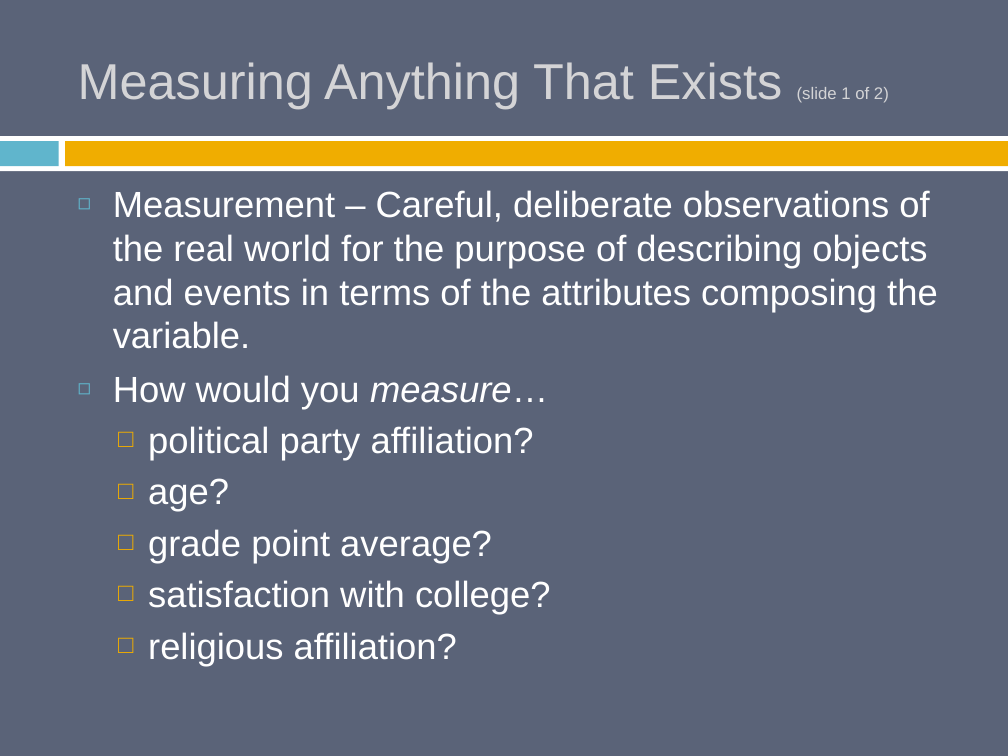
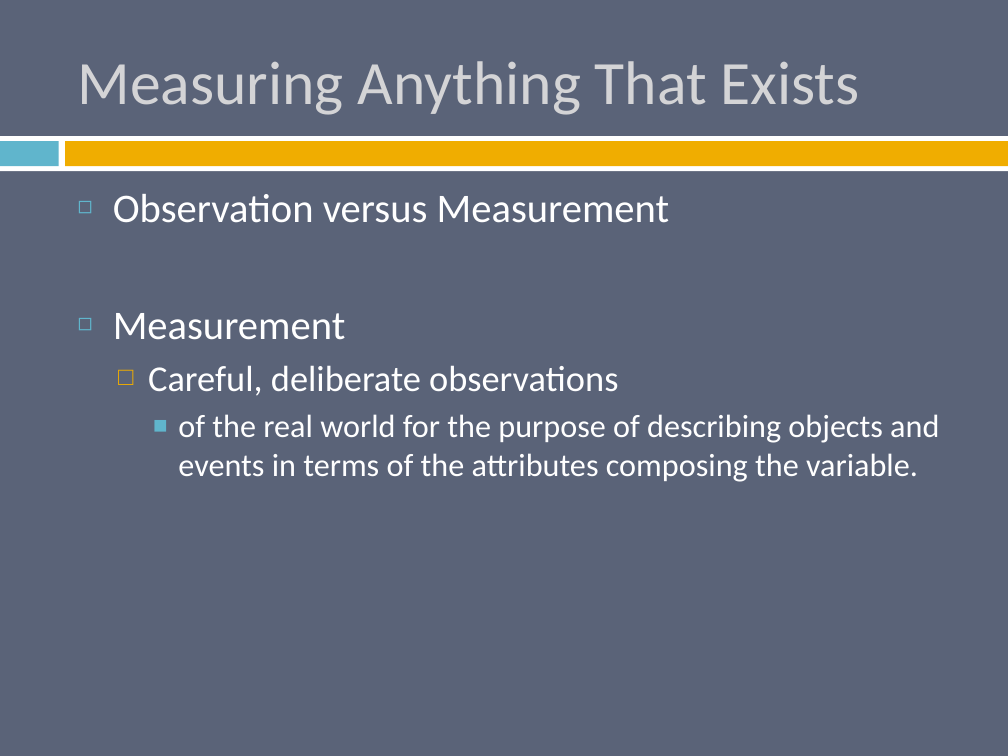
Before and after one commit to burrelvannjr/methods_csuf, a slide deck: slide 3 of ppts/Chapter 5 Slides.pptx. Drawn at 1008x756 pixels with LibreOffice and Linux fonts; fonts in the diff are those of the drawing. Boxes give left, top, right and bottom in pixels: in the first picture for what was removed or moved away, otherwise in the second. Text is boxed around its words. In the diff, an @@ line names an element or a change of style, - is before the commit and + after.

```diff
--- a/ppts/Chapter 5 Slides.pptx
+++ b/ppts/Chapter 5 Slides.pptx
@@ title at [78, 61, 860, 115]: text changed; size 36 to 44 pt; font Arial to Calibri @@
-Measuring Anything That Exists (slide 1 of 2)
+Measuring Anything That Exists
@@ text at [113, 194, 939, 482]: text changed; size 26 to 23 pt; font Arial to Calibri @@
-◻ Measurement – Careful, deliberate observations of the real world for the purpose of describing objects and events in terms of the attributes composing the variable.
-◻ How would you measure…
-  □ political party affiliation?
-  □ age?
-  □ grade point average?
-  □ satisfaction with college?
-  □ religious affiliation?
+◻ Observation versus Measurement
+◻ Measurement
+  □ Careful, deliberate observations
+    ■ of the real world for the purpose of describing objects and events in terms of the attributes composing the variable.
```
Also in this commit, not shown: 26 other slides changed, 18 slides added, 2 slides removed, 67 other files.
